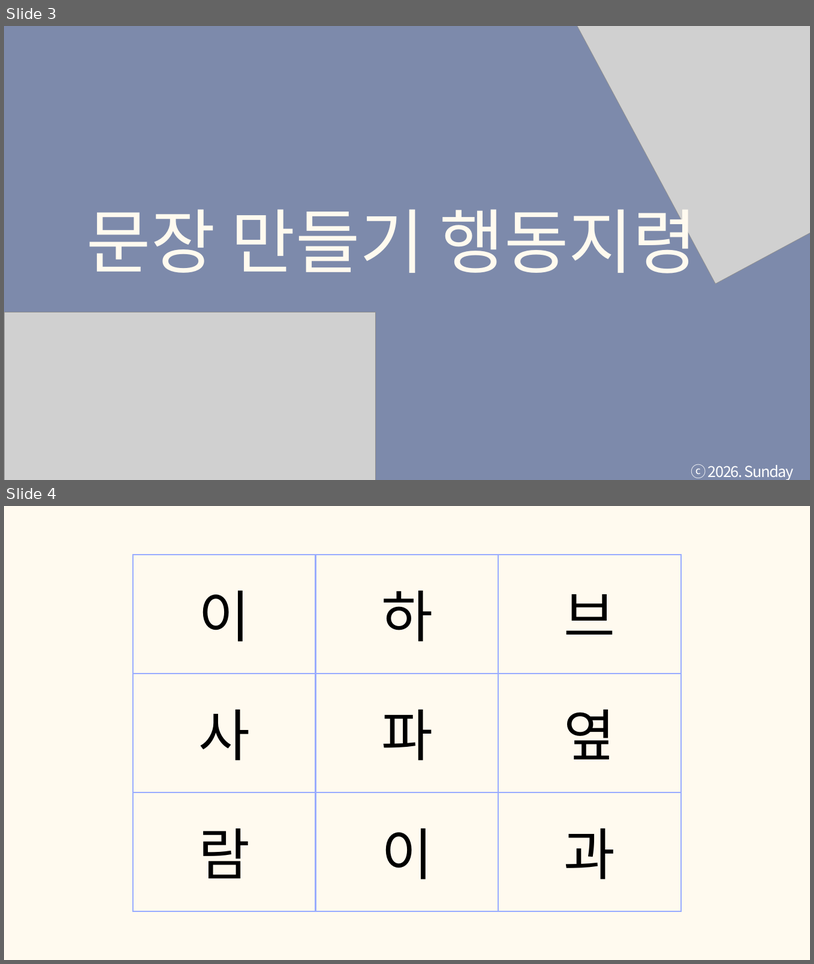
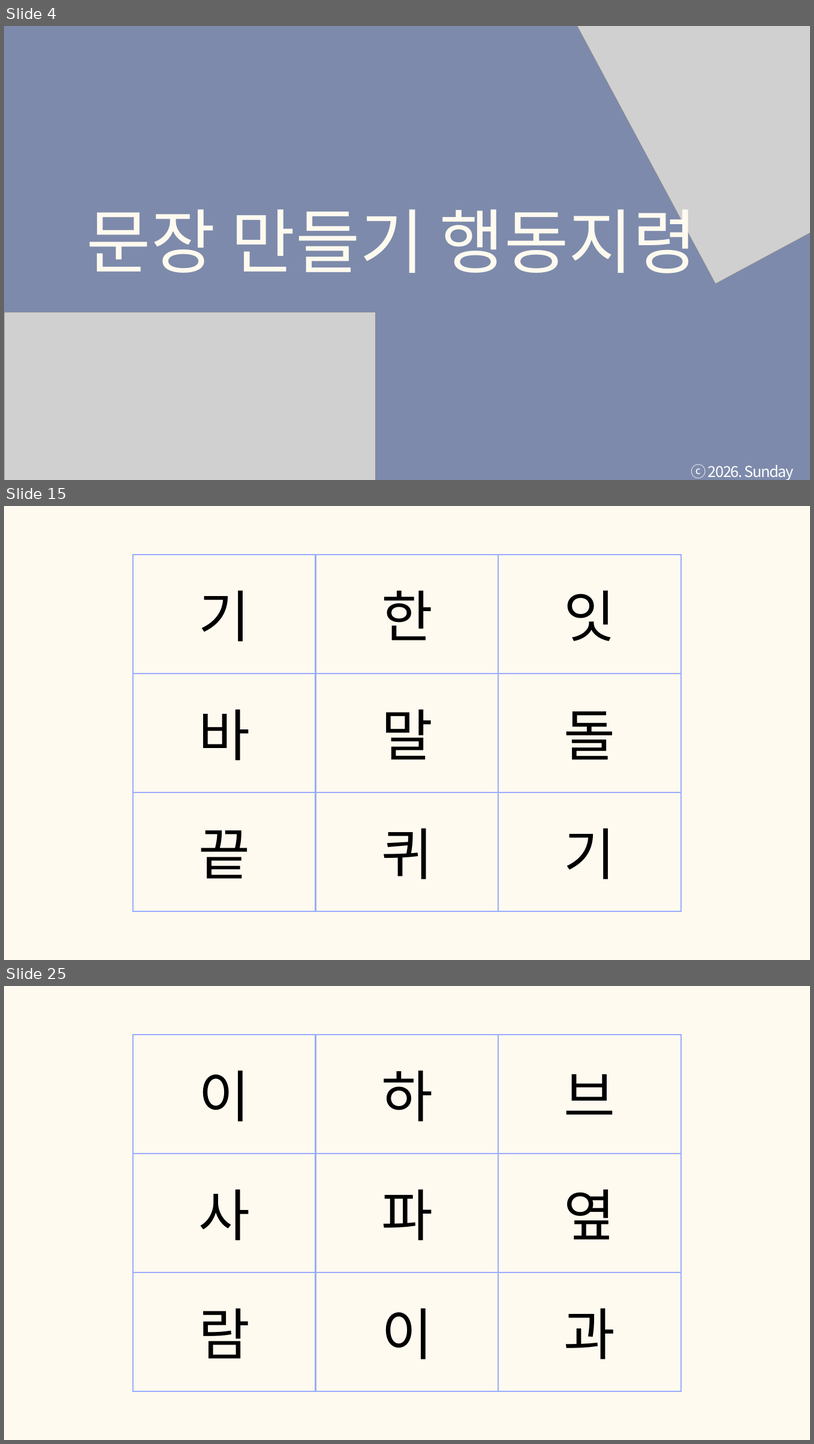
Before and after one commit to tkdgns25300/sunday_play, a slide deck: public/downloads/games/action-command/rules.pptx. Shown one above the other, each under a label of ours: slides 3 and 4 before the commit, slides 4, 15 and 25 after it; the slides between them are not shown. The pictures are 814x964 and 814x1444 pixels, drawn with LibreOffice and Linux fonts; fonts in the diff are those of the drawing; grey boxes stand for pictures. Boxes give left, top, right and bottom in pixels: in the first picture for what was removed or moved away, otherwise in the second. Text is boxed around its words. In the diff, an @@ line names an element or a change of style, - is before the commit and + after.

```diff
--- a/public/downloads/games/action-command/rules.pptx
+++ b/public/downloads/games/action-command/rules.pptx
@@ slide 15 added at box(4, 506, 810, 960), background #FFFAEF @@
@@ table added at box(133, 555, 681, 911), 3 rows, 3 columns @@
+기 | 한 | 잇
+바 | 말 | 돌
+끝 | 퀴 | 기
@@ what was slide 3 is now slide 4 @@
@@ what was slide 4 is now slide 25 @@
```
Also in this commit, not shown: 1 slide changed, 20 other slides added, 2 other files.
